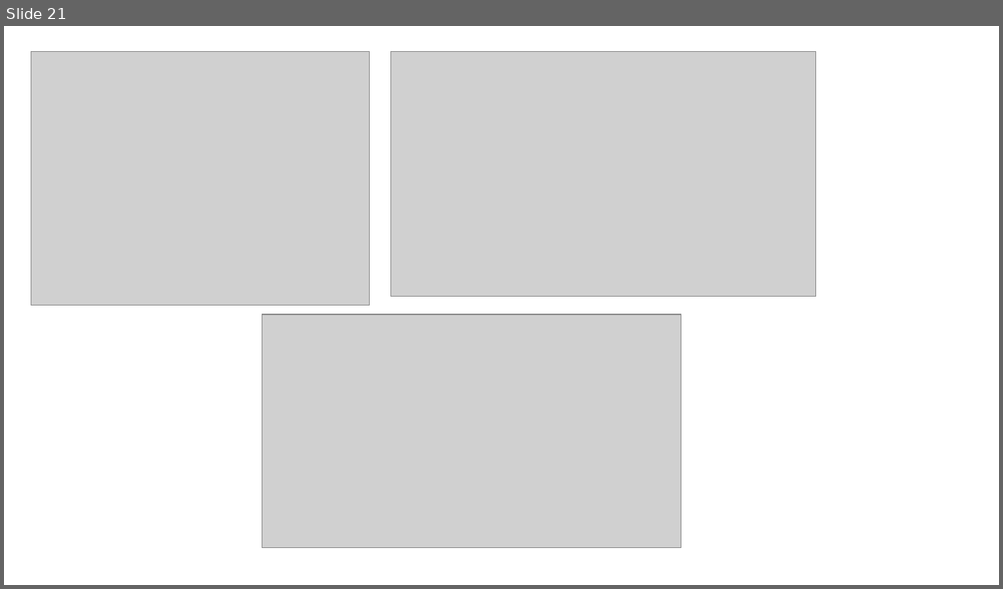
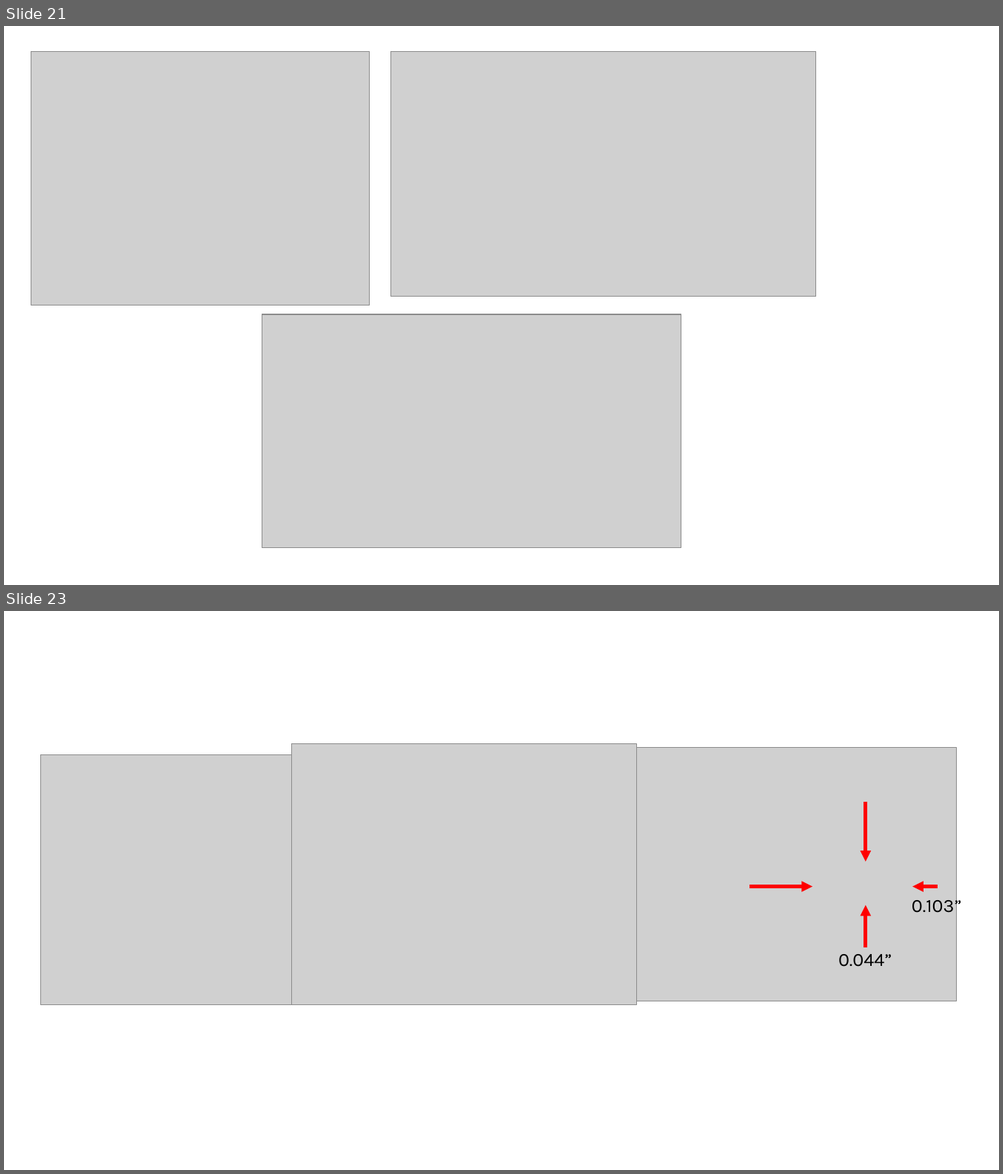
Before and after one commit to lafefspietz/sp3t-ecal, a slide deck: SP3T-ECAL.pptx. Shown one above the other, each under a label of ours: slide 21 before the commit, slides 21 and 23 after it; the slides between them are not shown. The pictures are 1003x589 and 1003x1174 pixels, drawn with LibreOffice and Linux fonts; fonts in the diff are those of the drawing; grey boxes stand for pictures. Boxes give left, top, right and bottom in pixels: in the first picture for what was removed or moved away, otherwise in the second. Text is boxed around its words. In the diff, an @@ line names an element or a change of style, - is before the commit and + after.

```diff
--- a/SP3T-ECAL.pptx
+++ b/SP3T-ECAL.pptx
@@ slide 23 added at bbox=[4, 611, 999, 1170], background #FFFFFF @@
@@ picture added at bbox=[291, 743, 636, 1005] @@
@@ picture added at bbox=[40, 755, 291, 1005] @@
@@ picture added at bbox=[637, 748, 957, 1001] @@
@@ arrow added from (866, 802) to (866, 862), #FF0000 3.5 pt @@
@@ arrow added from (749, 887) to (812, 887), #FF0000 3.5 pt @@
@@ text added at bbox=[911, 895, 962, 917], 18 pt, text #000000 @@
+0.103”
@@ arrow added from (937, 887) to (913, 887), #FF0000 3.5 pt @@
@@ arrow added from (866, 948) to (866, 906), #FF0000 3.5 pt @@
@@ text added at bbox=[838, 954, 891, 967], 18 pt, text #000000 @@
+0.044”
```
Also in this commit, not shown: 1 other slide added, 26 other files.
